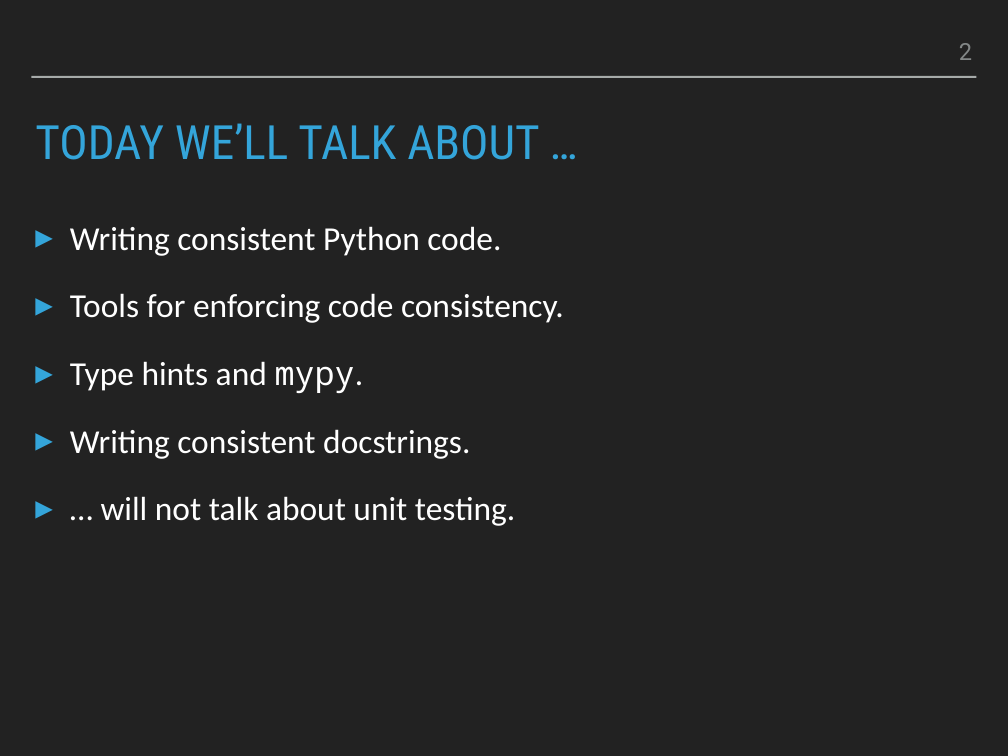
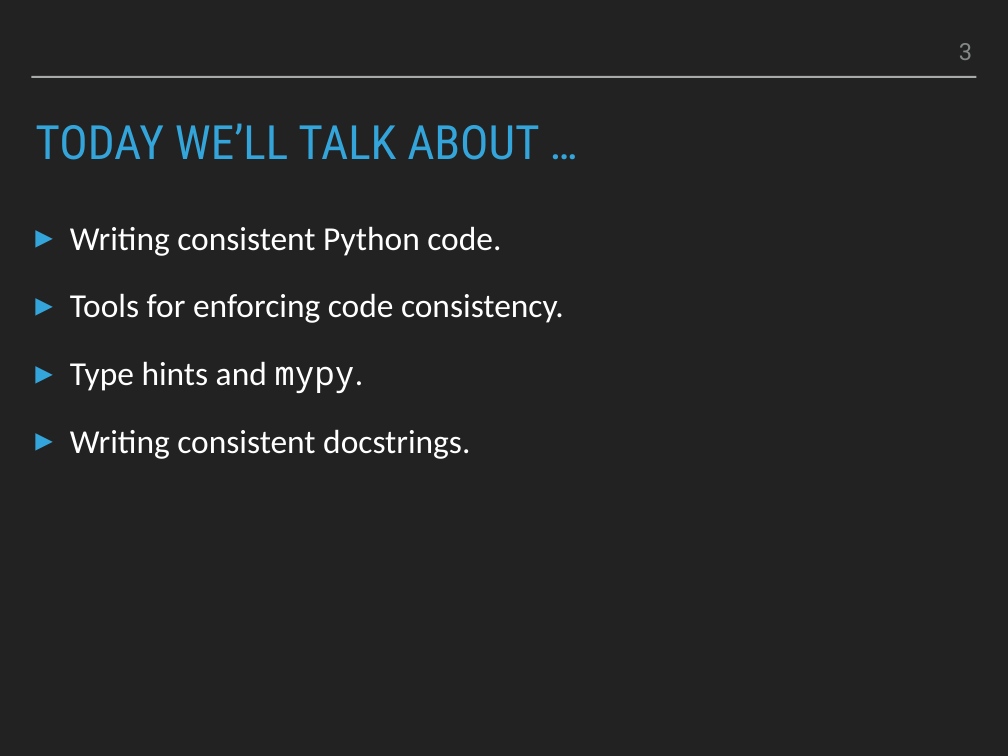
Before and after one commit to smu095/presentations, a slide deck: slide 3 of python101/slides/python101.pptx (slide 2 before the commit). Drawn at 1008x756 pixels with LibreOffice and Linux fonts; fonts in the diff are those of the drawing. Boxes give left, top, right and bottom in pixels: in the first picture for what was removed or moved away, otherwise in the second. Text is boxed around its words. In the diff, an @@ line names an element or a change of style, - is before the commit and + after.

```diff
--- a/python101/slides/python101.pptx
+++ b/python101/slides/python101.pptx
@@ page number at <box>959,43,972,60</box>: text changed @@
-2
+3
@@ text at <box>101,496,515,526</box>: paragraph removed @@
-▸ … will not talk about unit testing.
```
Also in this commit, not shown: 7 other slides changed, 2 other files.
